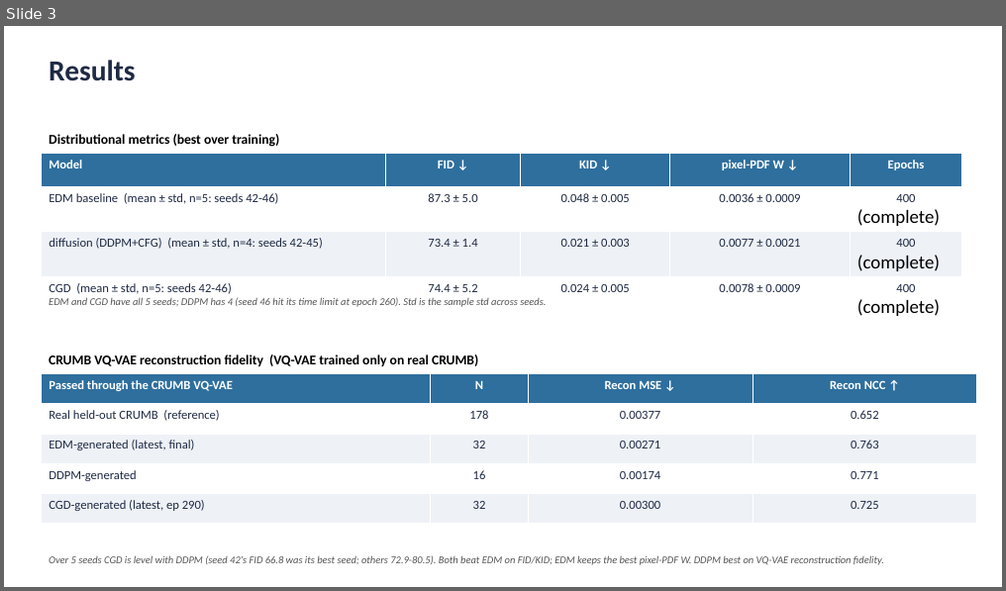
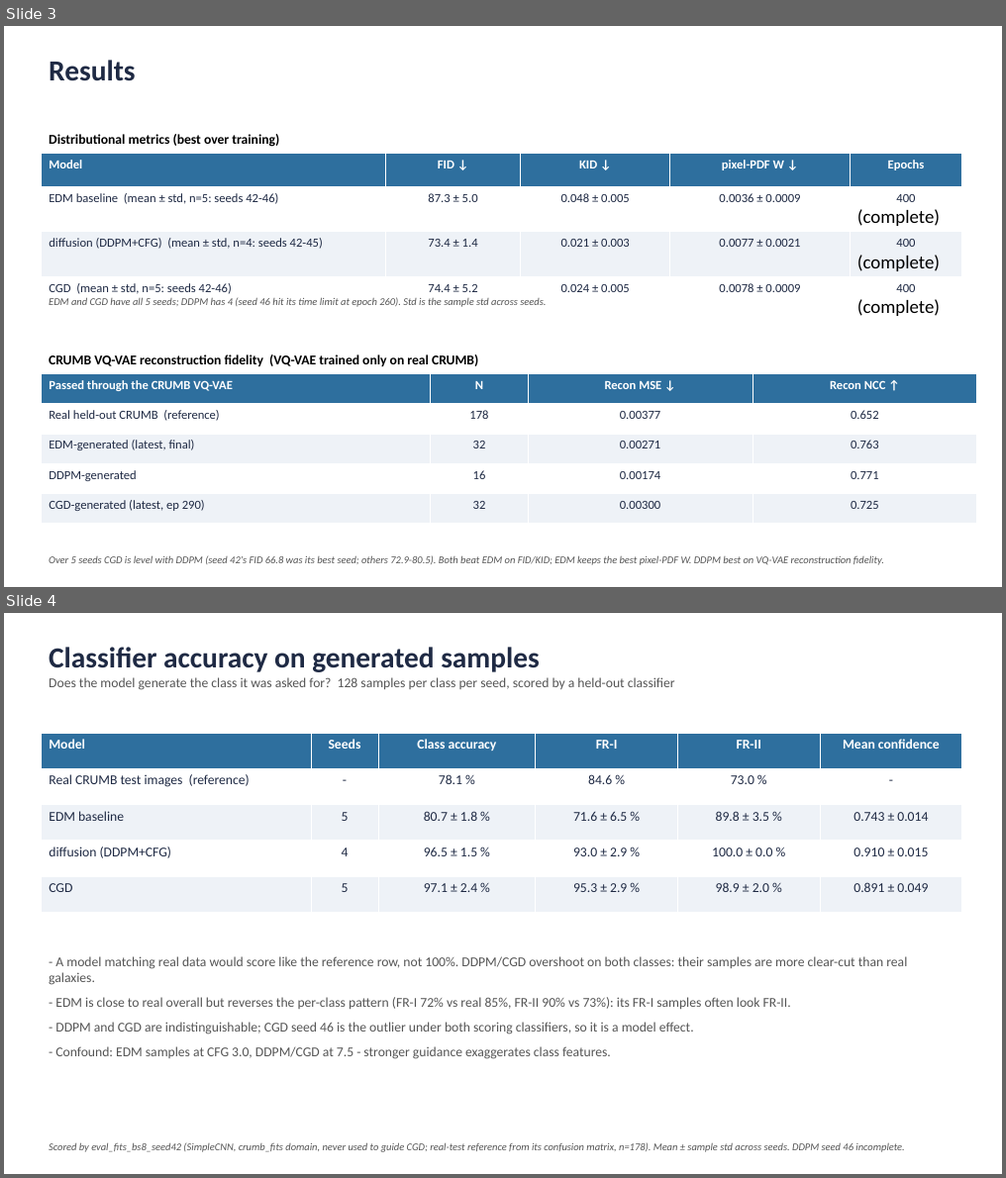
Before and after one commit to bevanslabbert/pid-radast, a slide deck: classifier-guided-physics-informed-diffusion/EDM_baseline_comparison.pptx. Shown one above the other, each under a label of ours: slide 3 before the commit, slides 3 and 4 after it. The pictures are 1006x591 and 1006x1178 pixels, drawn with LibreOffice and Linux fonts; fonts in the diff are those of the drawing. Boxes give left, top, right and bottom in pixels: in the first picture for what was removed or moved away, otherwise in the second. Text is boxed around its words. In the diff, an @@ line names an element or a change of style, - is before the commit and + after.

```diff
--- a/classifier-guided-physics-informed-diffusion/EDM_baseline_comparison.pptx
+++ b/classifier-guided-physics-informed-diffusion/EDM_baseline_comparison.pptx
@@ slide 4 added at [4,613,1002,1174], background #FFFFFF @@
@@ text added at [49,647,675,690], 13 pt, text #555555 @@
+Classifier accuracy on generated samples
+Does the model generate the class it was asked for? 128 samples per class per seed, scored by a held-out classifier
@@ table added at [42,733,962,912], 5 rows, 6 columns @@
+Model | Seeds | Class accuracy | FR-I | FR-II | Mean confidence
+Real CRUMB test images (reference) | - | 78.1 % | 84.6 % | 73.0 % | -
+EDM baseline | 5 | 80.7 ± 1.8 % | 71.6 ± 6.5 % | 89.8 ± 3.5 % | 0.743 ± 0.014
+diffusion (DDPM+CFG) | 4 | 96.5 ± 1.5 % | 93.0 ± 2.9 % | 100.0 ± 0.0 % | 0.910 ± 0.015
+CGD | 5 | 97.1 ± 2.4 % | 95.3 ± 2.9 % | 98.9 ± 2.0 % | 0.891 ± 0.049
@@ text added at [49,957,907,1059], 13 pt, text #555555 @@
+- A model matching real data would score like the reference row, not 100%. DDPM/CGD overshoot on both classes: their samples are more clear-cut than real galaxies.
+- EDM is close to real overall but reverses the per-class pattern (FR-I 72% vs real 85%, FR-II 90% vs 73%): its FR-I samples often look FR-II.
+- DDPM and CGD are indistinguishable; CGD seed 46 is the outlier under both scoring classifiers, so it is a model effect.
+- Confound: EDM samples at CFG 3.0, DDPM/CGD at 7.5 - stronger guidance exaggerates class features.
@@ text added at [49,1143,904,1153], 10 pt, text #555555, italic @@
+Scored by eval_fits_bs8_seed42 (SimpleCNN, crumb_fits domain, never used to guide CGD; real-test reference from its confusion matrix, n=178). Mean ± sample std across seeds. DDPM seed 46 incomplete.
```
Also in this commit, not shown: 3 other files.
